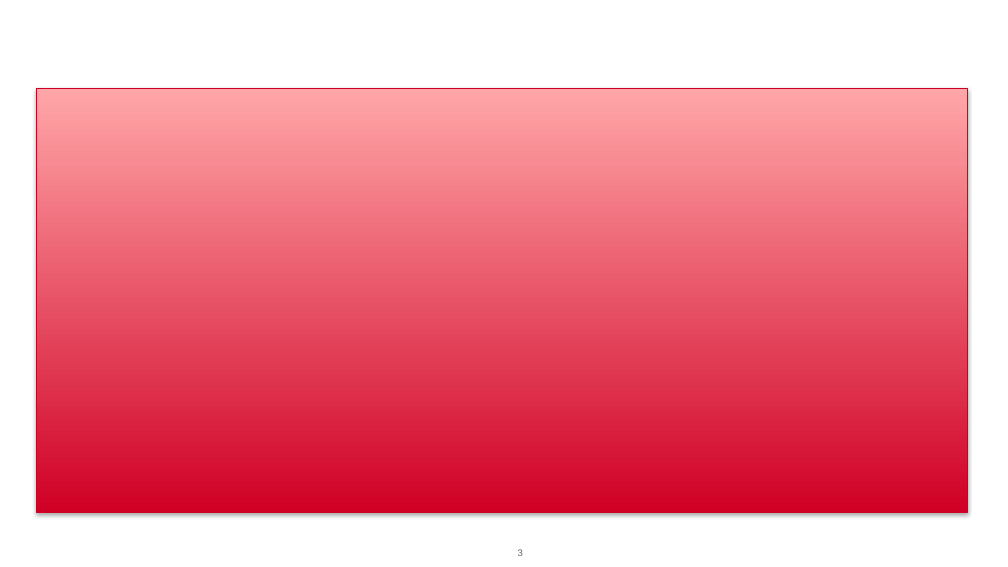
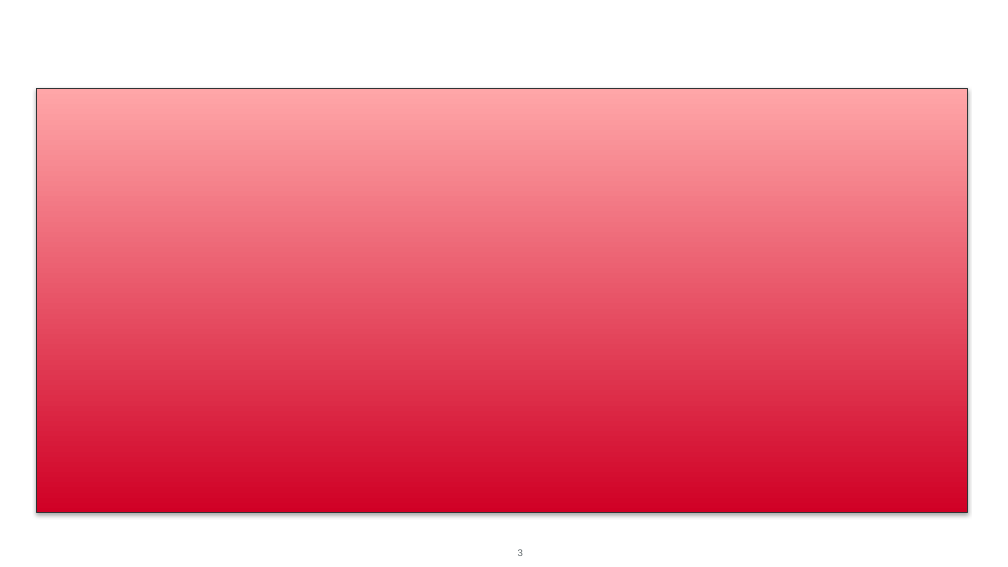
Before and after one commit to michelefosco/GDPptGenerator, a slide deck: slide 3 of Solution/PptGeneratorGUI/SourceFiles/PowerPoint_Template.pptx. Drawn at 1008x567 pixels with LibreOffice and Linux fonts; fonts in the diff are those of the drawing; background and template pictures are left out. Boxes give left, top, right and bottom in pixels: in the first picture for what was removed or moved away, otherwise in the second. Text is boxed around its words. In the diff, an @@ line names an element or a change of style, - is before the commit and + after.

```diff
--- a/Solution/PptGeneratorGUI/SourceFiles/PowerPoint_Template.pptx
+++ b/Solution/PptGeneratorGUI/SourceFiles/PowerPoint_Template.pptx
@@ rectangle at box(37, 89, 967, 513): outline #CC0024 0.75 pt to #303435 0.75 pt @@
```
Also in this commit, not shown: 1 other slide changed, 15 other files.
